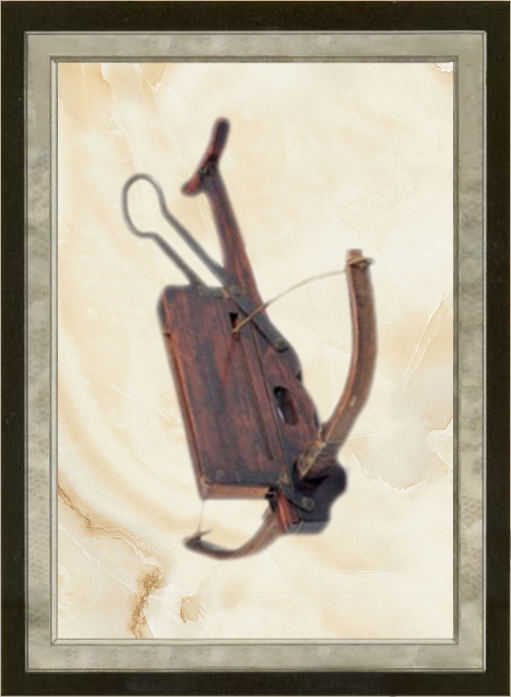
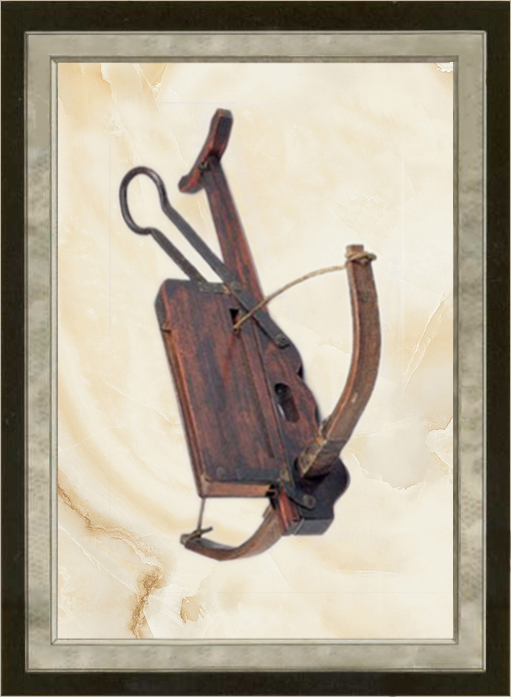
Layers edited between the first and the second (511, 697) image:
renamed "OpakovaciKuse3.jpg" to "OpakovaciKuse3.jpg #1", painted on it over [109, 102, 404, 565]
